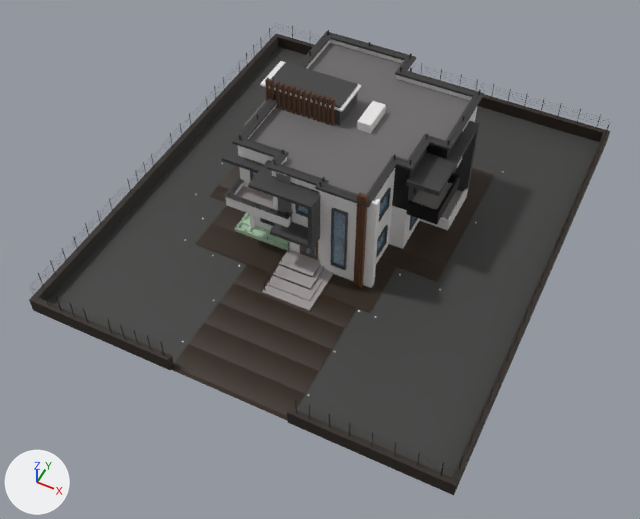
The glTF model apps/console/public/assets/houses/villa-c-y0.glb: old version first, new version second.
One viewpoint serves both versions: a 50 mm lens placed at (16.9, -37.4, 42.0), pointed at (0.4, -4.5, 0.8). Lighting does not change. The marker at lower left points along +X, +Y and +Z. The older version comes first. Where no turn or scale is listed for an object, it has been applied to the vertices.

Names of what the first picture shows: 'Box003_Material #12_0', 'Box004_Material #244_0', 'Line009_Material #24_0', 'Line010_Material #24_0', 'Line015_Material #250_0', 'Line017_Material #253_0', 'Line019_Material #252_0', 'Line055_Material #4_0', 'Line061_Material #13_0', 'Rectangle002_Material #249_0', 'Rectangle007_Material #11_0', 'Shape001_Material #246_0' and 7 more.
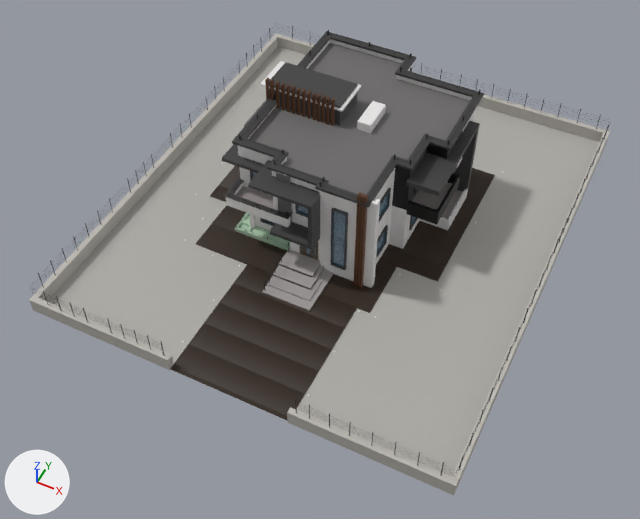
What differs and where, as boxes (x1, y1, x2, y2) in the pictures (640 x 519 px):
'Rectangle007_Material #11_0', recoloured (dark grey to grey)
    both: (47, 47, 599, 477)
'Line055_Material #4_0', recoloured
    both: (29, 33, 610, 495)

Diff of the bpy script that builds the scene:
```diff
--- a/apps/console/public/assets/houses/villa-c-y0.glb.py
+++ b/apps/console/public/assets/houses/villa-c-y0.glb.py
@@ mat_material_4 @@
 mat_material_4 = principled_material('Material_4')
-mat_material_4.base_color = (0.0218, 0.0143, 0.00939)  # black #292018
+mat_material_4.base_color = (0.5, 0.48, 0.44)  # grey #bcb8b1
 mat_material_4.roughness = 0.6
@@ mat_material_11 @@
 mat_material_11 = principled_material('Material_11')
-mat_material_11.base_color = (0.0434, 0.0449, 0.0422)  # dark grey #3b3c3a
+mat_material_11.base_color = (0.42, 0.41, 0.38)  # grey #adaca6
 mat_material_11.roughness = 0.6
```
